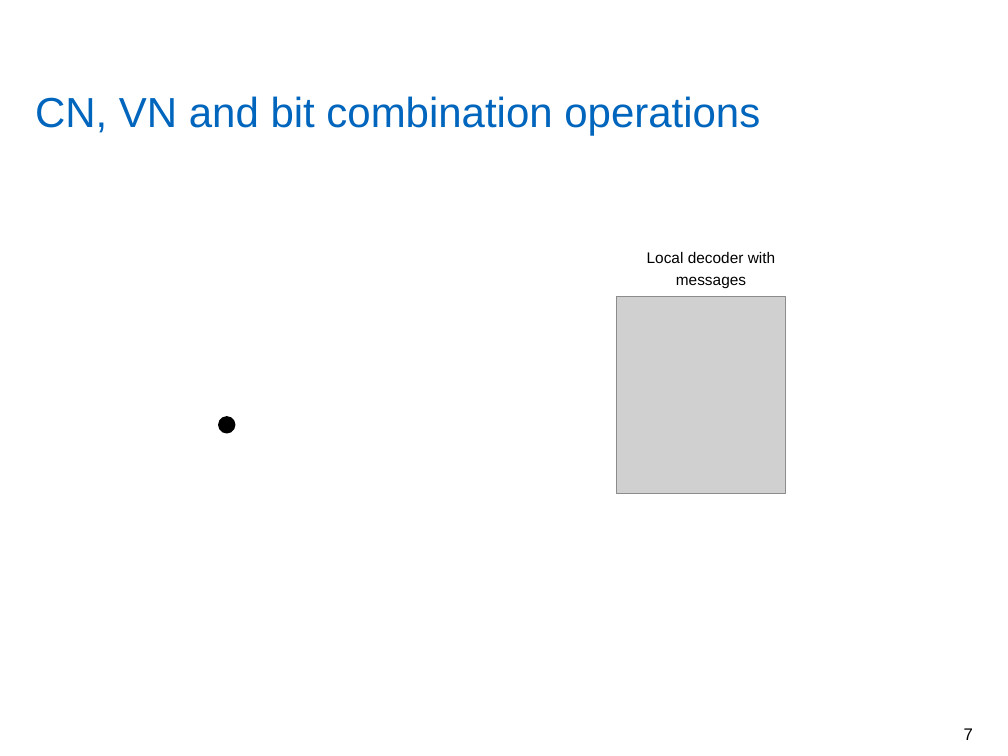
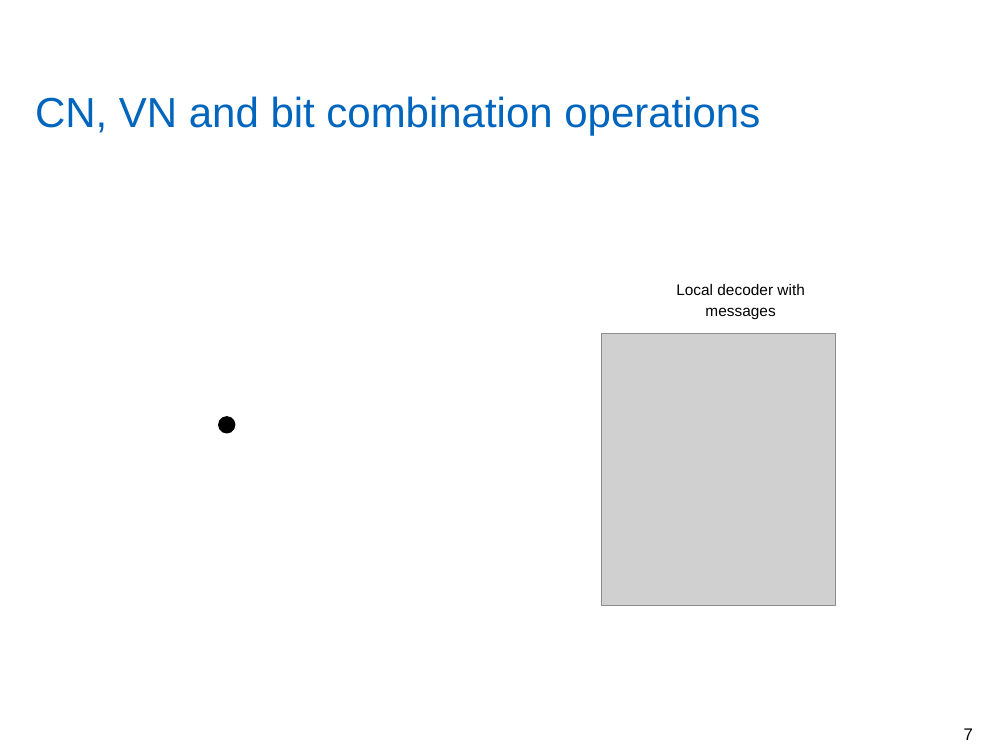
Before and after one commit to yadhu1961/thesis_5GPolorCodes, a slide deck: slide 7 of final_presentation/finalPpt1.2.pptx. Drawn at 1008x756 pixels with LibreOffice and Linux fonts; fonts in the diff are those of the drawing; grey boxes stand for pictures; background and template pictures are left out. Boxes give left, top, right and bottom in pixels: in the first picture for what was removed or moved away, otherwise in the second. Text is boxed around its words. In the diff, an @@ line names an element or a change of style, - is before the commit and + after.

```diff
--- a/final_presentation/finalPpt1.2.pptx
+++ b/final_presentation/finalPpt1.2.pptx
@@ text "Local decoder with messages": place and size @@
-text "Local decoder with messages" at [647, 252, 775, 288]
+text "Local decoder with messages" at [676, 284, 804, 319]
@@ picture: place and size @@
-picture at [616, 296, 785, 494]
+picture at [602, 333, 836, 605]
```
Also in this commit, not shown: 4 other slides changed.
